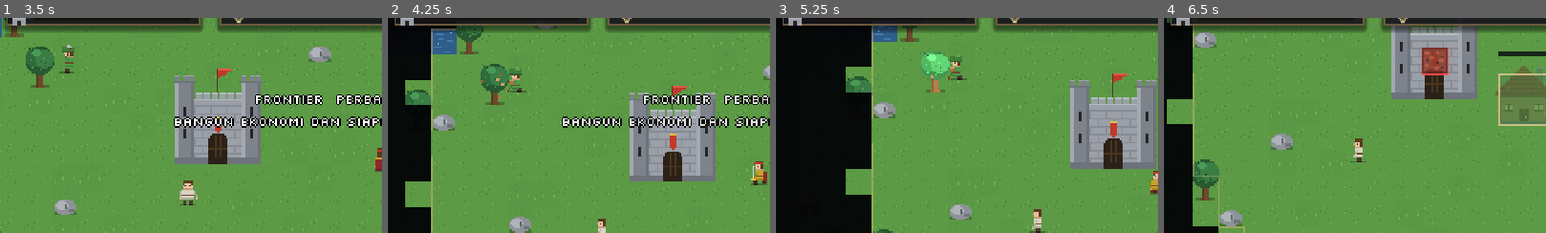
Above: before the commit, frames 1-4 (left to right).
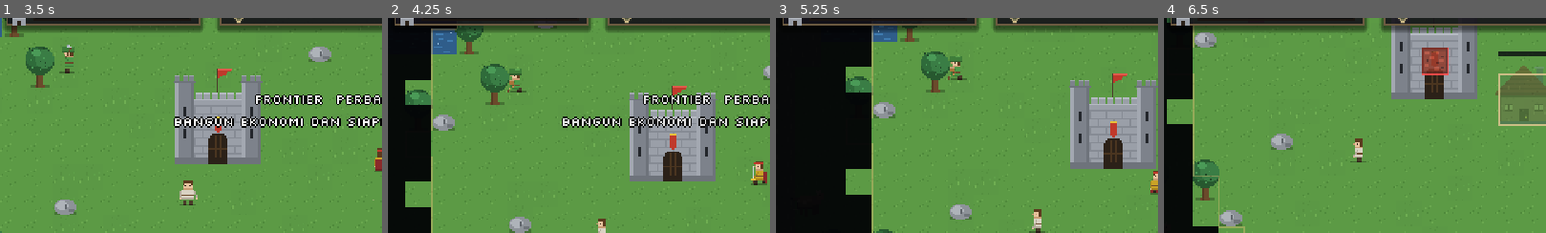
Above: after the commit, the same moments.

Repository: shimleabyte/hold-the-keep
Game: Godot game, scene res://scenes/main.tscn
The game is run twice, just before and just after one commit, with the same random seed, the same clock (stepped at 60 frames per second) and the same inputs.
Inputs (mouse positions are % of the whole screen's width and height, from its top left):
- Up to frame 1 (3.5 s): tap Enter (ui_accept) at 0.5, 0.77, 1.52, 3.02 s; move the mouse to (72, 45) at 0.52 s; hold D (move_right) 0.53-1.28 s; hold F (attack) 0.53-1.28 s; click (72, 45) at 0.67 s; tap E (interact) at 0.8, 1.35 s; move the mouse to (30, 55) at 1.27 s; hold S (move_down) 1.28-2.03 s; tap F (attack) at 1.55, 3.05 s; move the mouse to (60, 28) at 2.02 s; hold D (move_right) 2.03-2.78 s; hold E (interact) 2.03-2.78 s; tap C (ability_cleave) at 2.1 s; move the mouse to (45, 70) at 2.77 s; hold W (move_up) from 2.78 s (still down); tap Q (ability_dash) at 2.85 s; click (45, 70) at 2.92 s
- Up to frame 2 (4.25 s): move the mouse to (80, 65) at 3.52 s; release W (move_up) at 3.53 s; hold A (move_left) from 3.53 s (still down); hold E (interact) from 3.53 s (still down); tap V (ability_rally) at 3.6 s; tap Enter (ui_accept) at 3.77 s
- Up to frame 3 (5.25 s): move the mouse to (20, 35) at 4.27 s; release E (interact) at 4.28 s; tap F (attack) at 4.35 s; tap Enter (ui_accept) at 4.52 s; move the mouse to (55, 50) at 5.02 s; release A (move_left) at 5.03 s; hold S (move_down) from 5.03 s (still down); hold E (interact) from 5.03 s (still down); tap 1 (build_slot_1) at 5.1 s; click (55, 50) at 5.17 s
- Up to frame 4 (6.5 s): move the mouse to (35, 25) at 5.77 s; release S (move_down) at 5.78 s; release E (interact) at 5.78 s; hold D (move_right) from 5.78 s (still down); tap 0 (build_slot_10) at 5.85 s; tap Enter (ui_accept) at 6.02 s; tap F (attack) at 6.05 s
The pictures show only the part of the screen within x 0-50%, y 14-64%; the shares and areas given below are measured in that part.

Frame 1 is identical in both runs. In frame 2, less than 0.1% of the frame differs, in the area x 24-34%, y 25-38%; in frame 3, 0.9%, in the area x 38-47%, y 15-35%; in frame 4, less than 0.1%.

Commit message:
perf(workers): add low-cost profession contact feedback (#158)
* perf(workers): skip repeated resource-hit effects for AI workers

* perf(workers): skip repeated resource-hit effects for AI workers

* perf(workers): skip repeated resource-hit effects for AI workers

* perf(workers): skip repeated resource-hit effects for AI workers

* perf(workers): use baked Builder contact accents

* perf(workers): remove repeated autonomous farm particle bursts

* perf(workers): align Builder and Blacksmith contact timing

* fix(animation): align mining and forging impact frames

* art(workers): add baked profession contact accents

* art(workers): add baked profession contact accents

* art(workers): add baked profession contact accents

* art(workers): add baked profession contact accents

* art(workers): add baked profession contact accents

* art(workers): add baked profession contact accents

* art(workers): add baked profession contact accents

* test(animation): verify profession impact timing and low-cost worker feedback

* test(perf): release benchmark scene before exit

* ci(perf): fail benchmark jobs on GDScript runtime errors

Diff:
--- a/assets/sprites/villager_blacksmith.svg
+++ b/assets/sprites/villager_blacksmith.svg
@@ -2217,4 +2217,19 @@
 <rect x="423" y="55" width="5" height="2" fill="#5b3a1e"/>
 <rect x="425" y="57" width="1" height="1" fill="#2a1f17"/>
 <rect x="436" y="58" width="1" height="1" fill="#2a1f17"/>
+<rect x="315" y="12" width="2" height="1" fill="#f3d484"/>
+<rect x="316" y="13" width="1" height="1" fill="#f1a64d"/>
+<rect x="315" y="32" width="2" height="1" fill="#f3d484"/>
+<rect x="316" y="33" width="1" height="1" fill="#f1a64d"/>
+<rect x="313" y="52" width="2" height="1" fill="#f3d484"/>
+<rect x="314" y="53" width="1" height="1" fill="#f1a64d"/>
+<rect x="335" y="15" width="1" height="1" fill="#ffcf54"/>
+<rect x="337" y="16" width="1" height="1" fill="#e77c32"/>
+<rect x="336" y="17" width="1" height="1" fill="#fff0b5"/>
+<rect x="335" y="35" width="1" height="1" fill="#ffcf54"/>
+<rect x="337" y="36" width="1" height="1" fill="#e77c32"/>
+<rect x="336" y="37" width="1" height="1" fill="#fff0b5"/>
+<rect x="333" y="55" width="1" height="1" fill="#ffcf54"/>
+<rect x="335" y="56" width="1" height="1" fill="#e77c32"/>
+<rect x="334" y="57" width="1" height="1" fill="#fff0b5"/>
 </svg>
--- a/assets/sprites/villager_builder.svg
+++ b/assets/sprites/villager_builder.svg
@@ -2217,6 +2217,21 @@
 <rect x="423" y="55" width="5" height="2" fill="#5b3a1e"/>
 <rect x="425" y="57" width="1" height="1" fill="#2a1f17"/>
 <rect x="436" y="58" width="1" height="1" fill="#2a1f17"/>
+<rect x="315" y="10" width="1" height="3" fill="#cfd6e2"/>
+<rect x="316" y="11" width="1" height="2" fill="#b77935"/>
+<rect x="315" y="30" width="1" height="3" fill="#cfd6e2"/>
+<rect x="316" y="31" width="1" height="2" fill="#b77935"/>
+<rect x="313" y="50" width="1" height="3" fill="#cfd6e2"/>
+<rect x="314" y="51" width="1" height="2" fill="#b77935"/>
+<rect x="335" y="16" width="1" height="1" fill="#aeb3b9"/>
+<rect x="337" y="17" width="1" height="1" fill="#cfd6e2"/>
+<rect x="334" y="17" width="1" height="1" fill="#7a7f85"/>
+<rect x="335" y="36" width="1" height="1" fill="#aeb3b9"/>
+<rect x="337" y="37" width="1" height="1" fill="#cfd6e2"/>
+<rect x="334" y="37" width="1" height="1" fill="#7a7f85"/>
+<rect x="333" y="56" width="1" height="1" fill="#aeb3b9"/>
+<rect x="335" y="57" width="1" height="1" fill="#cfd6e2"/>
+<rect x="332" y="57" width="1" height="1" fill="#7a7f85"/>
 <g transform="translate(0 0)"><rect x="5" y="4" width="10" height="1" fill="#3f3024"/><rect x="6" y="2" width="8" heigh …(532 unchanged characters)…
 <g transform="translate(20 0)"><rect x="5" y="4" width="10" height="1" fill="#3f3024"/><rect x="6" y="2" width="8" heig …(533 unchanged characters)…
 <g transform="translate(40 0)"><rect x="5" y="4" width="10" height="1" fill="#3f3024"/><rect x="6" y="2" width="8" heig …(533 unchanged characters)…
@@ -2283,4 +2298,10 @@
 <g transform="translate(380 40)"><rect x="5" y="4" width="10" height="1" fill="#3f3024"/><rect x="6" y="2" width="8" he …(422 unchanged characters)…
 <g transform="translate(400 40)"><rect x="5" y="4" width="10" height="1" fill="#3f3024"/><rect x="6" y="2" width="8" he …(422 unchanged characters)…
 <g transform="translate(420 40)"><rect x="5" y="4" width="10" height="1" fill="#3f3024"/><rect x="6" y="2" width="8" he …(422 unchanged characters)…
+<g transform="translate(300 0)"><rect x="13" y="7" width="3" height="1" fill="#d6d0c4"/><rect x="15" y="8" width="1" height="2" fill="#aeb3b9"/></g>
+<g transform="translate(320 0)"><rect x="13" y="13" width="1" height="1" fill="#d5c5a4"/><rect x="14" y="14" width="2" height="1" fill="#a77a45"/><rect x="12" y="13" width="1" height="1" fill="#c9b58b"/></g>
+<g transform="translate(300 20)"><rect x="13" y="7" width="3" height="1" fill="#d6d0c4"/><rect x="15" y="8" width="1" height="2" fill="#aeb3b9"/></g>
+<g transform="translate(320 20)"><rect x="13" y="13" width="1" height="1" fill="#d5c5a4"/><rect x="14" y="14" width="2" height="1" fill="#a77a45"/><rect x="12" y="13" width="1" height="1" fill="#c9b58b"/></g>
+<g transform="translate(300 40)"><rect x="11" y="7" width="3" height="1" fill="#d6d0c4"/><rect x="13" y="8" width="1" height="2" fill="#aeb3b9"/></g>
+<g transform="translate(320 40)"><rect x="11" y="13" width="1" height="1" fill="#d5c5a4"/><rect x="12" y="14" width="2" height="1" fill="#a77a45"/><rect x="10" y="13" width="1" height="1" fill="#c9b58b"/></g>
 </svg>
--- a/assets/sprites/villager_farmer.svg
+++ b/assets/sprites/villager_farmer.svg
@@ -2221,4 +2221,16 @@
 <rect x="423" y="55" width="5" height="2" fill="#5b3a1e"/>
 <rect x="425" y="57" width="1" height="1" fill="#2a1f17"/>
 <rect x="436" y="58" width="1" height="1" fill="#2a1f17"/>
+<rect x="315" y="14" width="2" height="1" fill="#a98557"/>
+<rect x="317" y="13" width="1" height="2" fill="#d6bd75"/>
+<rect x="315" y="34" width="2" height="1" fill="#a98557"/>
+<rect x="317" y="33" width="1" height="2" fill="#d6bd75"/>
+<rect x="313" y="54" width="2" height="1" fill="#a98557"/>
+<rect x="315" y="53" width="1" height="2" fill="#d6bd75"/>
+<rect x="335" y="17" width="2" height="1" fill="#8b6b43"/>
+<rect x="337" y="16" width="1" height="1" fill="#6a9a54"/>
+<rect x="335" y="37" width="2" height="1" fill="#8b6b43"/>
+<rect x="337" y="36" width="1" height="1" fill="#6a9a54"/>
+<rect x="333" y="57" width="2" height="1" fill="#8b6b43"/>
+<rect x="335" y="56" width="1" height="1" fill="#6a9a54"/>
 </svg>
--- a/assets/sprites/villager_miner.svg
+++ b/assets/sprites/villager_miner.svg
@@ -2217,4 +2217,19 @@
 <rect x="423" y="55" width="5" height="2" fill="#5b3a1e"/>
 <rect x="425" y="57" width="1" height="1" fill="#2a1f17"/>
 <rect x="436" y="58" width="1" height="1" fill="#2a1f17"/>
+<rect x="315" y="10" width="1" height="3" fill="#cfd6e2"/>
+<rect x="316" y="11" width="1" height="2" fill="#8a8f98"/>
+<rect x="315" y="30" width="1" height="3" fill="#cfd6e2"/>
+<rect x="316" y="31" width="1" height="2" fill="#8a8f98"/>
+<rect x="313" y="50" width="1" height="3" fill="#cfd6e2"/>
+<rect x="314" y="51" width="1" height="2" fill="#8a8f98"/>
+<rect x="335" y="16" width="1" height="1" fill="#aeb3b9"/>
+<rect x="337" y="17" width="1" height="1" fill="#cfd6e2"/>
+<rect x="334" y="17" width="1" height="1" fill="#7a7f85"/>
+<rect x="335" y="36" width="1" height="1" fill="#aeb3b9"/>
+<rect x="337" y="37" width="1" height="1" fill="#cfd6e2"/>
+<rect x="334" y="37" width="1" height="1" fill="#7a7f85"/>
+<rect x="333" y="56" width="1" height="1" fill="#aeb3b9"/>
+<rect x="335" y="57" width="1" height="1" fill="#cfd6e2"/>
+<rect x="332" y="57" width="1" height="1" fill="#7a7f85"/>
 </svg>
--- a/assets/sprites/villager_woodcutter.svg
+++ b/assets/sprites/villager_woodcutter.svg
@@ -2160,4 +2160,19 @@
 <rect x="423" y="55" width="5" height="2" fill="#5b3a1e"/>
 <rect x="425" y="57" width="1" height="1" fill="#2a1f17"/>
 <rect x="436" y="58" width="1" height="1" fill="#2a1f17"/>
+<rect x="315" y="12" width="3" height="1" fill="#b9c6c6"/>
+<rect x="316" y="13" width="2" height="1" fill="#d4dddd"/>
+<rect x="315" y="32" width="3" height="1" fill="#b9c6c6"/>
+<rect x="316" y="33" width="2" height="1" fill="#d4dddd"/>
+<rect x="313" y="52" width="3" height="1" fill="#b9c6c6"/>
+<rect x="314" y="53" width="2" height="1" fill="#d4dddd"/>
+<rect x="335" y="16" width="1" height="1" fill="#c08a4e"/>
+<rect x="337" y="17" width="1" height="1" fill="#d4a46a"/>
+<rect x="334" y="15" width="1" height="1" fill="#8a6338"/>
+<rect x="335" y="36" width="1" height="1" fill="#c08a4e"/>
+<rect x="337" y="37" width="1" height="1" fill="#d4a46a"/>
+<rect x="334" y="35" width="1" height="1" fill="#8a6338"/>
+<rect x="333" y="56" width="1" height="1" fill="#c08a4e"/>
+<rect x="335" y="57" width="1" height="1" fill="#d4a46a"/>
+<rect x="332" y="55" width="1" height="1" fill="#8a6338"/>
 </svg>
--- a/scripts/entities/iron_ore.gd
+++ b/scripts/entities/iron_ore.gd
@@ -71,10 +71,11 @@
     if _hp <= 0:
         return
     _hp -= 1
-    Events.fx_burst.emit("stone", global_position + Vector2(0, -5), Vector2.ZERO, 2.0 if _hp == 0 else 1.0)
+    if by == null:
+        Events.fx_burst.emit("stone", global_position + Vector2(0, -5), Vector2.ZERO, 2.0 if _hp == 0 else 1.0)
+        modulate = Color(1.8, 1.8, 1.8)
+        create_tween().tween_property(self, "modulate", Color.WHITE, 0.15)
     _give(IRON_PER_HIT, by)
-    modulate = Color(1.8, 1.8, 1.8)
-    create_tween().tween_property(self, "modulate", Color.WHITE, 0.15)
     if _hp == 0:
         _give(IRON_BONUS, by)
         worker = null
--- a/scripts/entities/resource_tree.gd
+++ b/scripts/entities/resource_tree.gd
@@ -65,9 +65,10 @@
     if _hp <= 0:
         return
     _hp -= 1
-    Events.fx_burst.emit("wood", global_position + Vector2(0, -8), Vector2.ZERO, 2.0 if _hp == 0 else 1.0)
+    if by == null:
+        Events.fx_burst.emit("wood", global_position + Vector2(0, -8), Vector2.ZERO, 2.0 if _hp == 0 else 1.0)
+        _flash()
     _give(WOOD_PER_HIT, by)
-    _flash()
     if _hp == 0:
         _give(WOOD_BONUS, by)
         worker = null
--- a/scripts/entities/rock.gd
+++ b/scripts/entities/rock.gd
@@ -62,10 +62,11 @@
     if _hp <= 0:
         return
     _hp -= 1
-    Events.fx_burst.emit("stone", global_position + Vector2(0, -5), Vector2.ZERO, 2.0 if _hp == 0 else 1.0)
+    if by == null:
+        Events.fx_burst.emit("stone", global_position + Vector2(0, -5), Vector2.ZERO, 2.0 if _hp == 0 else 1.0)
+        modulate = Color(1.8, 1.8, 1.8)
+        create_tween().tween_property(self, "modulate", Color.WHITE, 0.15)
     _give(STONE_PER_HIT, by)
-    modulate = Color(1.8, 1.8, 1.8)
-    create_tween().tween_property(self, "modulate", Color.WHITE, 0.15)
     if _hp == 0:
         _give(STONE_BONUS, by)
         worker = null
--- a/scripts/entities/sprite_anim.gd
+++ b/scripts/entities/sprite_anim.gd
@@ -11,9 +11,9 @@
 const WORK_FRAME_THRESHOLDS := {
     "default": [0.25, 0.50, 0.75, 1.0],
     "woodcutter": [0.22, 0.49, 0.75, 1.0],
-    "miner": [0.34, 0.52, 0.76, 1.0],
+    "miner": [0.24, 0.44, 0.72, 1.0],
     "builder": [0.28, 0.46, 0.70, 1.0],
-    "blacksmith": [0.42, 0.58, 0.82, 1.0],
+    "blacksmith": [0.28, 0.46, 0.76, 1.0],
     "farmer": [0.18, 0.44, 0.78, 1.0],
 }
 const CLIPS := {
--- a/scripts/entities/villager.gd
+++ b/scripts/entities/villager.gd
@@ -1263,14 +1263,7 @@
 
 
 func blacksmith_behavior_advance_work(delta: float) -> bool:
-    var previous_work_t := _work_t
     _work_t += delta
-    var strike_interval := SMITH_WORK_SECONDS / 3.0
-    var previous_strikes := floori(previous_work_t / strike_interval)
-    var current_strikes := floori(_work_t / strike_interval)
-    if workplace != null and is_instance_valid(workplace):
-        for strike in range(previous_strikes, current_strikes):
-            Events.fx_burst.emit("spark", workplace.global_position + Vector2(0, -7), Vector2.UP, 0.65)
     return _work_t >= SMITH_WORK_SECONDS
 
 
@@ -1281,19 +1274,19 @@
 
 
 func builder_behavior_advance_construction(delta: float) -> bool:
+    var previous_work_t := _work_t
     _work_t += delta
-    if _work_t < BUILDER_REPAIR_INTERVAL:
-        return false
-    _work_t = fposmod(_work_t, BUILDER_REPAIR_INTERVAL)
-    return true
+    var previous_impact := floori((previous_work_t + BUILDER_REPAIR_INTERVAL * 0.5) / BUILDER_REPAIR_INTERVAL)
+    var current_impact := floori((_work_t + BUILDER_REPAIR_INTERVAL * 0.5) / BUILDER_REPAIR_INTERVAL)
+    return current_impact > previous_impact
 
 
 func builder_behavior_advance_work(delta: float) -> bool:
+    var previous_work_t := _work_t
     _work_t += delta
-    if _work_t < BUILDER_REPAIR_INTERVAL:
-        return false
-    _work_t = 0.0
-    return true
+    var previous_impact := floori((previous_work_t + BUILDER_REPAIR_INTERVAL * 0.5) / BUILDER_REPAIR_INTERVAL)
+    var current_impact := floori((_work_t + BUILDER_REPAIR_INTERVAL * 0.5) / BUILDER_REPAIR_INTERVAL)
+    return current_impact > previous_impact
 
 
 func builder_behavior_release(reason: String = "IDLE") -> void:
--- a/scripts/entities/villager_builder_behavior.gd
+++ b/scripts/entities/villager_builder_behavior.gd
@@ -13,8 +13,7 @@
     var target = _villager.target
     if target.has_method("is_construction_site") and target.is_construction_site():
         _villager.anim.face(target.position - _villager.position)
-        if _villager.builder_behavior_advance_construction(delta):
-            Events.fx_burst.emit("dust", target.global_position + Vector2(0, -5), Vector2.ZERO, 0.45)
+        _villager.builder_behavior_advance_construction(delta)
         return
     if int(target.hp) <= 0 or int(target.hp) >= int(target.max_hp):
         _villager.builder_behavior_release()
@@ -26,6 +25,5 @@
     if not target.repair(_villager.BUILDER_REPAIR_AMOUNT):
         _villager.builder_behavior_release("REPAIR_SUPPLY_UNAVAILABLE")
         return
-    Events.fx_burst.emit("impact", target.global_position + Vector2(0, -8), Vector2.UP, 0.45)
     if int(target.hp) >= int(target.max_hp):
         _villager.builder_behavior_release("TARGET_COMPLETE")
--- a/scripts/entities/villager_resource_behavior.gd
+++ b/scripts/entities/villager_resource_behavior.gd
@@ -70,7 +70,6 @@
         return
 
     _villager._work_t = 0.0
-    Events.fx_burst.emit("food", target.global_position + Vector2(0, -6), Vector2.UP, 0.65)
     _villager.receive(
         "food",
         roundi(Tech.stat("farm.yield", float(_villager.FARM_YIELD)))
--- a/scripts/entities/wildlife_node.gd
+++ b/scripts/entities/wildlife_node.gd
@@ -59,10 +59,11 @@
     if _hp <= 0:
         return
     _hp -= 1
-    Events.fx_burst.emit("food", global_position + Vector2(0, -8), Vector2.ZERO, 1.0)
+    if by == null:
+        Events.fx_burst.emit("food", global_position + Vector2(0, -8), Vector2.ZERO, 1.0)
+        modulate = Color(1.8, 1.8, 1.8)
+        create_tween().tween_property(self, "modulate", Color.WHITE, 0.15)
     _give(FOOD_PER_HIT, by)
-    modulate = Color(1.8, 1.8, 1.8)
-    create_tween().tween_property(self, "modulate", Color.WHITE, 0.15)
     if _hp == 0:
         _give(FOOD_BONUS, by)
         worker = null
--- a/tests/animation_motion.gd
+++ b/tests/animation_motion.gd
@@ -6,8 +6,14 @@
 
 func _initialize() -> void:
     var events = root.get_node("Events")
+    assert(SpriteAnim.FRAMES == 22,
+        "Profession animation must reuse the existing 22-frame sprite sheet")
     var VillagerScript: Script = load("res://scripts/entities/villager.gd")
     var PlayerScript: Script = load("res://scripts/entities/player.gd")
+    var ResourceTreeScript: Script = load("res://scripts/entities/resource_tree.gd")
+    var RockScript: Script = load("res://scripts/entities/rock.gd")
+    var IronOreScript: Script = load("res://scripts/entities/iron_ore.gd")
+    var WildlifeScript: Script = load("res://scripts/entities/wildlife_node.gd")
     var anim = SpriteAnim.new()
     anim.face(Vector2.RIGHT)
     anim.play("idle", true)
@@ -52,45 +58,112 @@
 
     var work_styles := ["woodcutter", "miner", "builder", "blacksmith", "farmer"]
     var distinct_offsets: Array[Vector2] = []
-    var profile_frames: Dictionary = {}
     for style in work_styles:
         anim.work_style = style
         anim.manual_progress = 0.30
         var offset: Vector2 = anim.motion_offset()
         if not distinct_offsets.has(offset):
             distinct_offsets.append(offset)
-        profile_frames[style] = anim.frame_index()
     assert(distinct_offsets.size() == work_styles.size(),
         "Each profession must have a distinct body-weight transfer during its work cycle")
-    assert(profile_frames["woodcutter"] != profile_frames["miner"],
-        "Woodcutting and mining must not use the same work-frame timing")
-    assert(profile_frames["builder"] != profile_frames["blacksmith"],
-        "Construction and forging must not use the same hammer timing")
+
+    anim.work_style = "woodcutter"
+    anim.manual_progress = 0.23
+    var woodcutter_windup_frame := anim.frame_index()
+    anim.work_style = "miner"
+    var miner_windup_frame := anim.frame_index()
+    assert(woodcutter_windup_frame != miner_windup_frame,
+        "Woodcutting and mining must not use the same wind-up frame timing")
+    anim.work_style = "builder"
+    anim.manual_progress = 0.73
+    var builder_recovery_frame := anim.frame_index()
+    anim.work_style = "blacksmith"
+    var smith_recovery_frame := anim.frame_index()
+    assert(builder_recovery_frame != smith_recovery_frame,
+        "Construction and forging must not use the same recovery frame timing")
+    for style in work_styles:
+        anim.work_style = style
+        anim.manual_progress = 0.50
+        assert(anim.frame_index() == 16,
+            "%s contact must use the baked work impact frame" % style)
     anim.manual_progress = -1.0
 
     var builder = VillagerScript.new()
-    assert(not builder.builder_behavior_advance_construction(0.8),
-        "Builder construction must not emit an impact before its work interval")
-    assert(builder.builder_behavior_advance_construction(0.9),
-        "Builder construction must emit a work impact when its interval completes")
-    assert(builder._work_t < 1.6,
-        "Builder construction animation progress must wrap into the next work cycle")
+    assert(not builder.builder_behavior_advance_construction(0.79),
+        "Builder construction must remain in wind-up before the midpoint")
+    assert(builder.builder_behavior_advance_construction(0.02),
+        "Builder construction must reach contact at the midpoint of its work cycle")
+    assert(builder._work_t > 0.8 and builder._work_t < 0.9,
+        "Construction animation progress must remain continuous at contact")
+    anim.work_style = "builder"
+    anim.manual_progress = fposmod(builder._work_t, 1.6) / 1.6
+    assert(anim.frame_index() == 16,
+        "Builder construction contact must align with the baked hammer impact")
 
     builder._work_t = 0.0
-    var forge := Node2D.new()
-    builder.workplace = forge
-    var spark_count := [0]
-    var spark_callback := func(kind: String, _at: Vector2, _dir: Vector2, _amount: float) -> void:
-        if kind == "spark":
-            spark_count[0] += 1
-    events.fx_burst.connect(spark_callback)
-    assert(not builder.blacksmith_behavior_advance_work(1.5), "Forging must continue before its completion interval")
-    assert(not builder.blacksmith_behavior_advance_work(1.5), "Forging must continue through its second hammer strike")
-    assert(builder.blacksmith_behavior_advance_work(1.5), "Forging must complete after its third hammer strike")
-    events.fx_burst.disconnect(spark_callback)
-    assert(spark_count[0] == 3, "Blacksmith must emit one spark burst for each hammer impact")
-    forge.free()
+    assert(not builder.builder_behavior_advance_work(0.79),
+        "Builder repair must wind up before its contact frame")
+    assert(builder.builder_behavior_advance_work(0.02),
+        "Builder repair must resolve at its contact frame")
+    anim.manual_progress = fposmod(builder._work_t, 1.6) / 1.6
+    assert(anim.frame_index() == 16,
+        "Builder repair contact must align with the baked hammer impact")
+
+    builder._work_t = 0.0
+    var forge_fx_count := [0]
+    var forge_fx_callback := func(_kind: String, _at: Vector2, _dir: Vector2, _amount: float) -> void:
+        forge_fx_count[0] += 1
+    events.fx_burst.connect(forge_fx_callback)
+    assert(not builder.blacksmith_behavior_advance_work(0.75),
+        "Forging must remain active before its first hammer contact")
+    anim.work_style = "blacksmith"
+    anim.manual_progress = fposmod(builder._work_t, 1.5) / 1.5
+    assert(anim.frame_index() == 16,
+        "Blacksmith impact must align with the baked spark accent")
+    assert(not builder.blacksmith_behavior_advance_work(0.75),
+        "Forging must continue after the first strike")
+    assert(not builder.blacksmith_behavior_advance_work(1.5),
+        "Forging must continue through its second strike")
+    assert(builder.blacksmith_behavior_advance_work(1.5),
+        "Forging must complete after its final strike")
+    events.fx_burst.disconnect(forge_fx_callback)
+    assert(forge_fx_count[0] == 0,
+        "Blacksmith work must use baked contact accents instead of runtime particle bursts")
     builder.free()
+    anim.manual_progress = -1.0
+
+    var gatherer = VillagerScript.new()
+    var worker_fx_count := [0]
+    var worker_fx_callback := func(_kind: String, _at: Vector2, _dir: Vector2, _amount: float) -> void:
+        worker_fx_count[0] += 1
+    events.fx_burst.connect(worker_fx_callback)
+    var tree_node = ResourceTreeScript.new()
+    var rock_node = RockScript.new()
+    var ore_node = IronOreScript.new()
+    var wildlife_node = WildlifeScript.new()
+    tree_node.hit(gatherer)
+    assert(gatherer.carry_kind == "wood" and gatherer.carry == 1,
+        "Woodcutter output must be preserved without worker hit particles")
+    rock_node.hit(gatherer)
+    assert(gatherer.carry_kind == "stone" and gatherer.carry == 1,
+        "Miner output must be preserved without worker hit particles")
+    ore_node.hit(gatherer)
+    assert(gatherer.carry_kind == "iron" and gatherer.carry == 1,
+        "Iron output must be preserved without worker hit particles")
+    wildlife_node.hit(gatherer)
+    assert(gatherer.carry_kind == "food" and gatherer.carry == 1,
+        "Hunter output must be preserved without worker hit particles")
+    assert(worker_fx_count[0] == 0,
+        "Autonomous resource harvesting must not spawn per-hit particle bursts")
+    tree_node.hit()
+    assert(worker_fx_count[0] > 0,
+        "Direct player harvesting must retain immediate resource hit feedback")
+    events.fx_burst.disconnect(worker_fx_callback)
+    tree_node.free()
+    rock_node.free()
+    ore_node.free()
+    wildlife_node.free()
+    gatherer.free()
 
     var player = PlayerScript.new()
     player.anim.play("work", true)
--- a/tests/perf.gd
+++ b/tests/perf.gd
@@ -233,6 +233,9 @@
     assert(peak_particles == MAX_PARTICLES,
         "The reference workload must reach the 500-particle ceiling during sampling")
     print("PERF_REPORT " + JSON.stringify(result))
+    main.queue_free()
+    current_scene = null
+    await process_frame
     quit(0)
 
 
